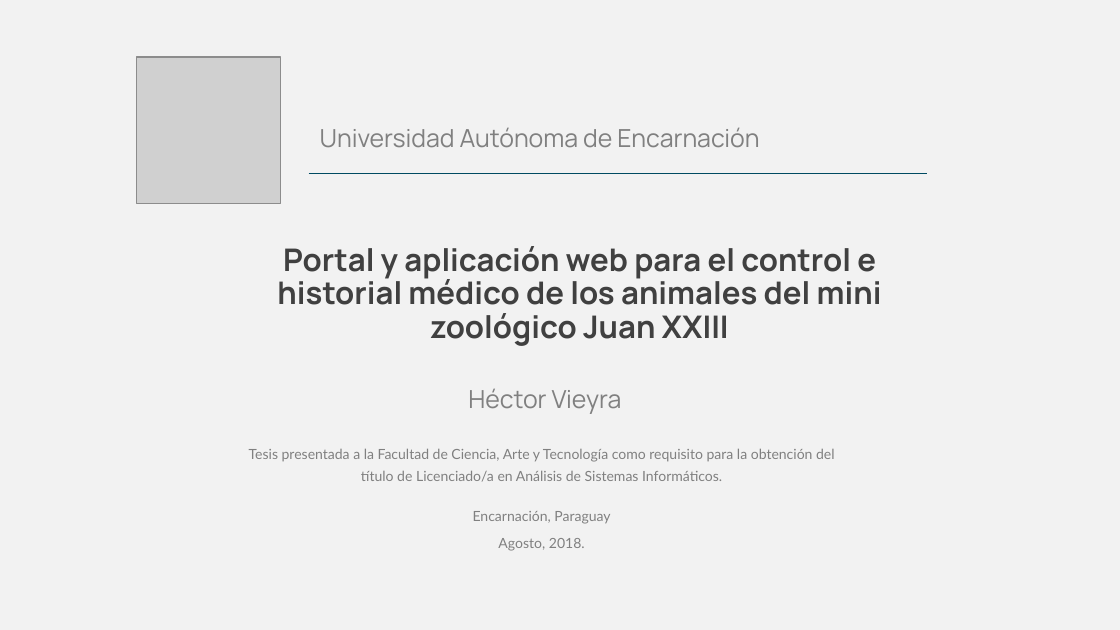
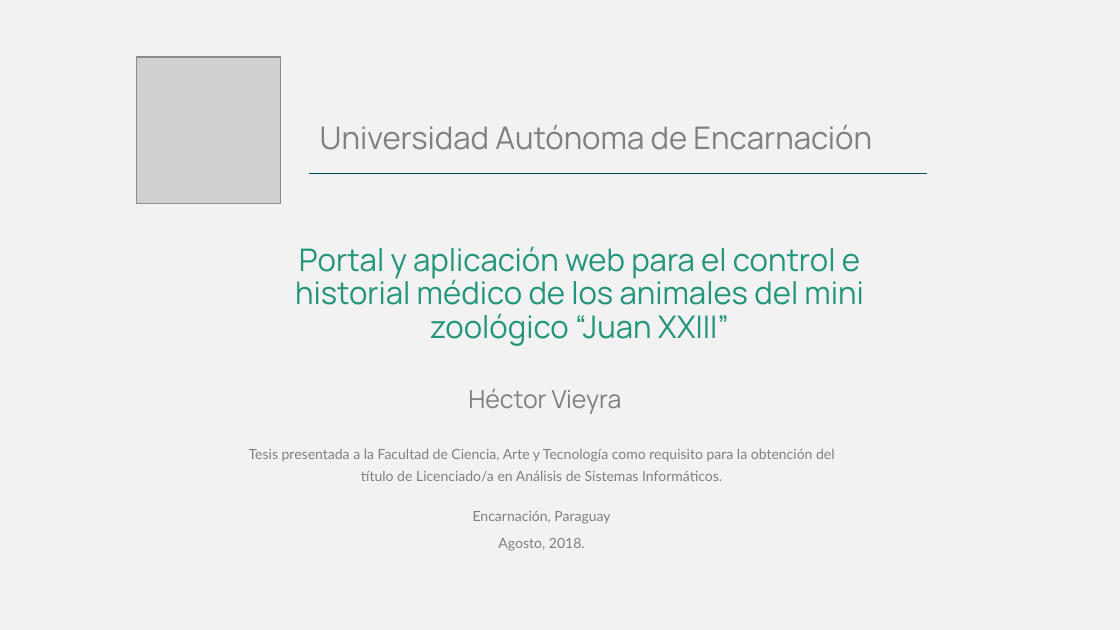
Before and after one commit to vieyrapy/book_minizoo, a slide deck: slide 1 of mzcj_presentacion.pptx. Drawn at 1120x630 pixels with LibreOffice and Linux fonts; fonts in the diff are those of the drawing; grey boxes stand for pictures. Boxes give left, top, right and bottom in pixels: in the first picture for what was removed or moved away, otherwise in the second. Text is boxed around its words. In the diff, an @@ line names an element or a change of style, - is before the commit and + after.

```diff
--- a/mzcj_presentacion.pptx
+++ b/mzcj_presentacion.pptx
@@ text "Universidad Autónoma de Encarnación" at (x1=320, y1=125, x2=872, y2=150): size 16 to 20 pt @@
@@ text at (x1=295, y1=246, x2=863, y2=346): text changed; text colour #404040 to #22957B; bold off @@
-Portal y aplicación web para el control e historial médico de los animales del mini zoológico Juan XXIII
+Portal y aplicación web para el control e historial médico de los animales del mini zoológico “Juan XXIII”
```
Also in this commit, not shown: 9 other slides changed, 2 slides added, 1 slide removed, 1 other file.
